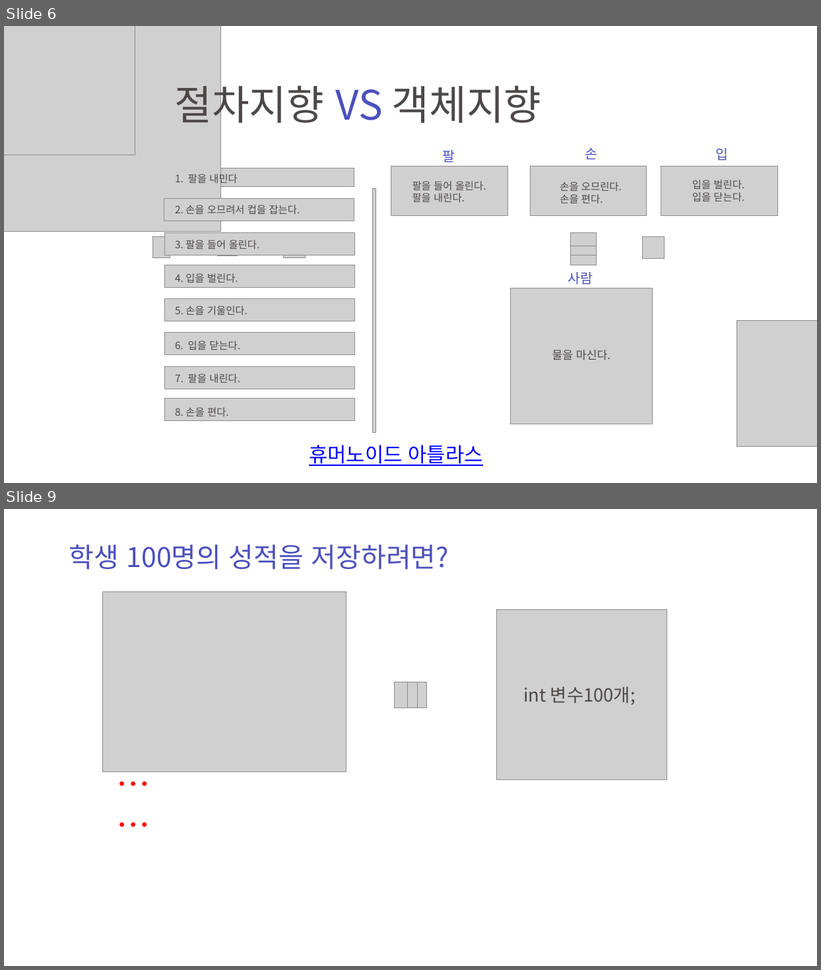
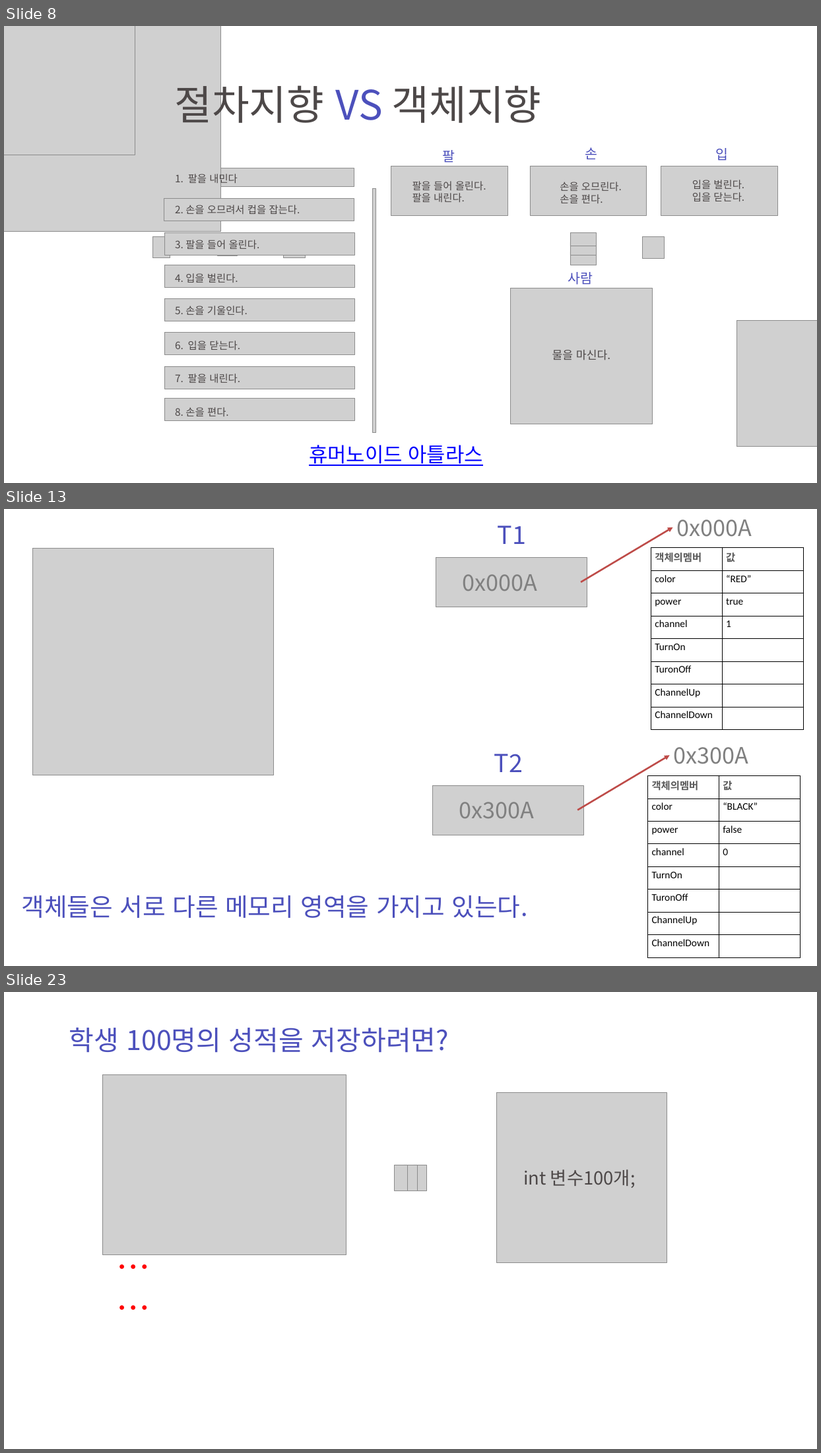
Before and after one commit to zest132/JavaLecture, a slide deck: JavaLecture/LectureFile/java 6강.pptx. Shown one above the other, each under a label of ours: slides 6 and 9 before the commit, slides 8, 13 and 23 after it; the slides between them are not shown. The pictures are 821x970 and 821x1453 pixels, drawn with LibreOffice and Linux fonts; fonts in the diff are those of the drawing; grey boxes stand for pictures; background and template pictures are left out. Boxes give left, top, right and bottom in pixels: in the first picture for what was removed or moved away, otherwise in the second. Text is boxed around its words. In the diff, an @@ line names an element or a change of style, - is before the commit and + after.

```diff
--- a/JavaLecture/LectureFile/java 6강.pptx
+++ b/JavaLecture/LectureFile/java 6강.pptx
@@ slide 13 added at (4, 509, 817, 966), background #FFFFFF @@
@@ text added at (498, 525, 526, 544), 44 pt, text #4C50BC @@
+T1
@@ arrow added from (581, 582) to (673, 527), #BF4C48 3 pt @@
@@ text added at (677, 520, 752, 537), 40 pt, text #808080 @@
+0x000A
@@ picture added at (32, 548, 273, 775) @@
@@ table added at (651, 548, 803, 730), 8 rows, 2 columns @@
+객체의멤버 | 값
+color | “RED”
+power | true
+channel | 1
+TurnOn | 
+TuronOff | 
+ChannelUp | 
+ChannelDown | 
@@ picture added at (436, 557, 587, 607) @@
@@ text added at (463, 574, 538, 591), 40 pt, text #808080 @@
+0x000A
@@ text added at (494, 754, 523, 772), 44 pt, text #4C50BC @@
+T2
@@ arrow added from (578, 810) to (670, 755), #BF4C48 3 pt @@
@@ text added at (674, 747, 749, 764), 40 pt, text #808080 @@
+0x300A
@@ picture added at (432, 786, 583, 835) @@
@@ table added at (648, 776, 800, 958), 8 rows, 2 columns @@
+객체의멤버 | 값
+color | “BLACK”
+power | false
+channel | 0
+TurnOn | 
+TuronOff | 
+ChannelUp | 
+ChannelDown | 
@@ text added at (459, 802, 535, 819), 40 pt, text #808080 @@
+0x300A
@@ text added at (22, 896, 527, 918), 44 pt, text #4C50BC @@
+객체들은 서로 다른 메모리 영역을 가지고 있는다.
@@ what was slide 6 is now slide 8 @@
@@ what was slide 9 is now slide 23 @@
```
Also in this commit, not shown: 2 slides changed, 13 other slides added, 1 slide removed, 2 other files.
